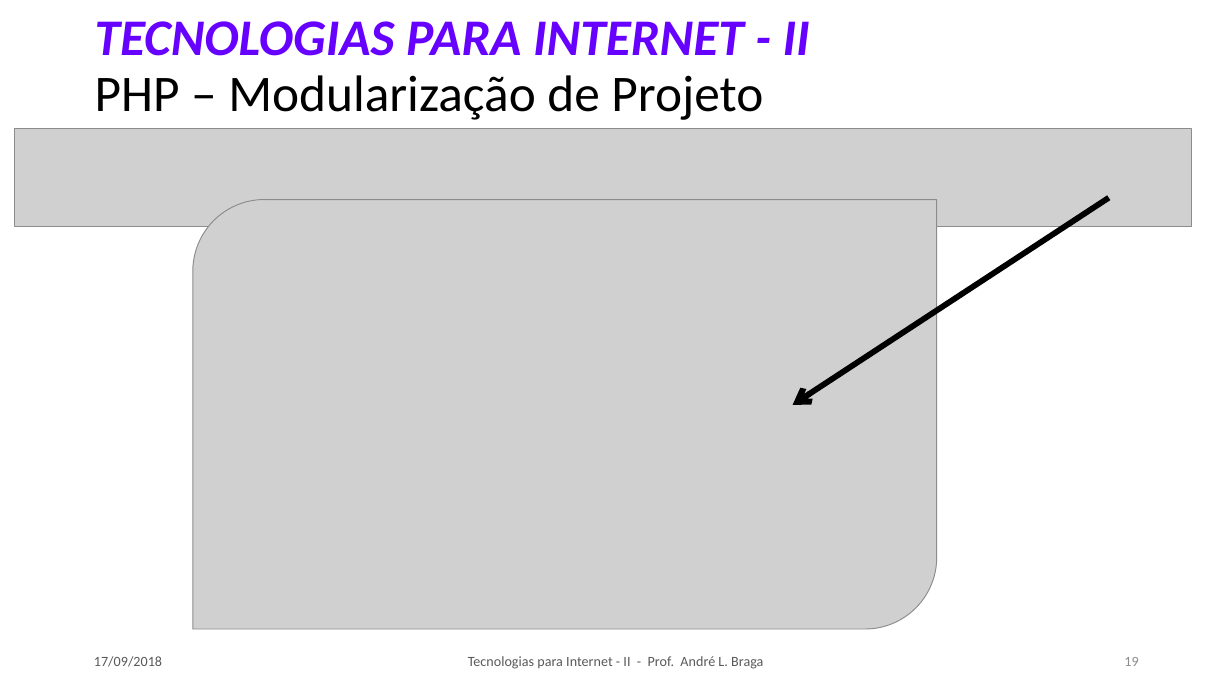
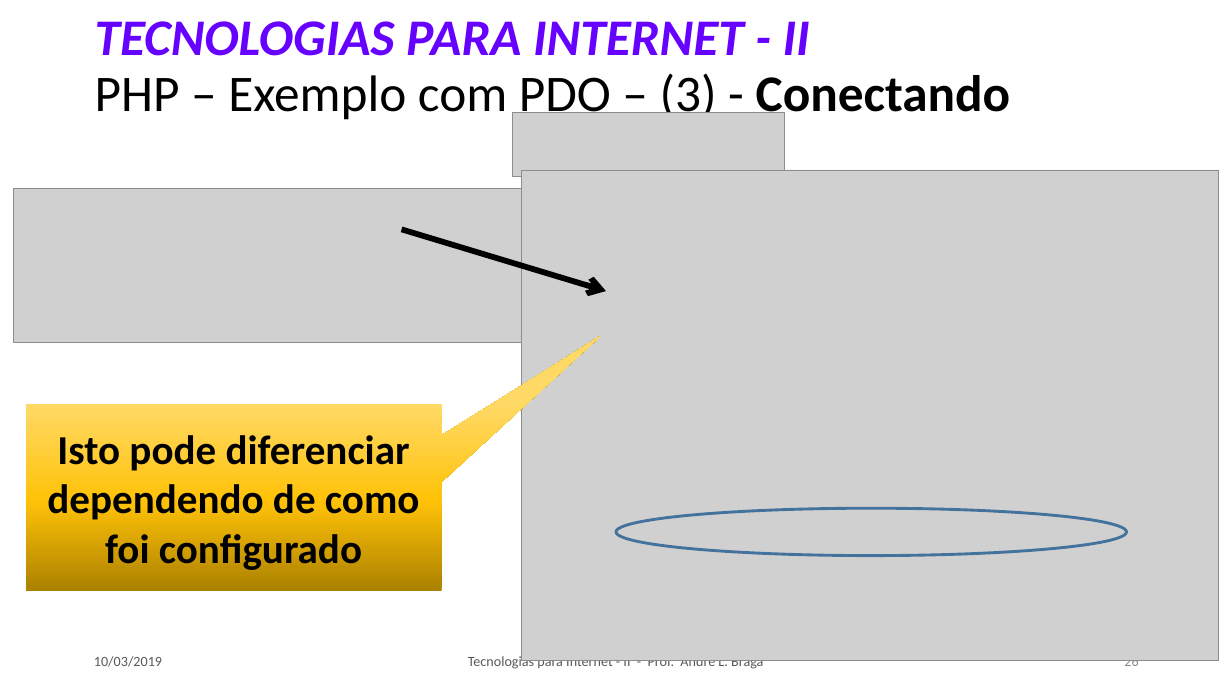
Before and after one commit to LeoCaronezi/CURSOS, a slide deck: slide 26 of TECNOLOGIAS PARA INTERNET II/SLIDES/TI-2_Aula_06.pptx (slide 19 before the commit). Drawn at 1232x693 pixels with LibreOffice and Linux fonts; fonts in the diff are those of the drawing; grey boxes stand for pictures. Boxes give left, top, right and bottom in pixels: in the first picture for what was removed or moved away, otherwise in the second. Text is boxed around its words. In the diff, an @@ line names an element or a change of style, - is before the commit and + after.

```diff
--- a/TECNOLOGIAS PARA INTERNET II/SLIDES/TI-2_Aula_06.pptx
+++ b/TECNOLOGIAS PARA INTERNET II/SLIDES/TI-2_Aula_06.pptx
@@ title at box(95, 21, 1011, 123): text changed; text colour #6600FF to #000000; italic off @@
-TECNOLOGIAS PARA INTERNET - II
-PHP – Modularização de Projeto
+TECNOLOGIAS PARA INTERNET - II
+PHP – Exemplo com PDO – (3) - Conectando
@@ picture added at box(513, 113, 785, 177) @@
@@ picture removed at box(15, 128, 1191, 226) @@
@@ picture added at box(521, 170, 1219, 661) @@
@@ picture added at box(13, 189, 532, 343) @@
@@ picture removed at box(193, 200, 937, 629) @@
@@ arrow removed from (1109, 198) to (793, 405) @@
@@ arrow added from (402, 229) to (606, 291), #000000 4.5 pt @@
@@ speech box added at box(26, 404, 442, 591), fill gradient #AB8100 to #FFC208 to #FFD966, 32 pt, text #000000, bold @@
+Isto pode diferenciar dependendo de como foi configurado
@@ ellipse added at box(616, 508, 1128, 555), outline #43739E 2.25 pt @@
@@ text at box(94, 656, 162, 667): text changed @@
-17/09/2018
+10/03/2019
@@ page number at box(1124, 660, 1138, 670): text changed @@
-19
+26
```
Also in this commit, not shown: 13 other slides changed, 16 slides added, 4 slides removed, 7 other files.
